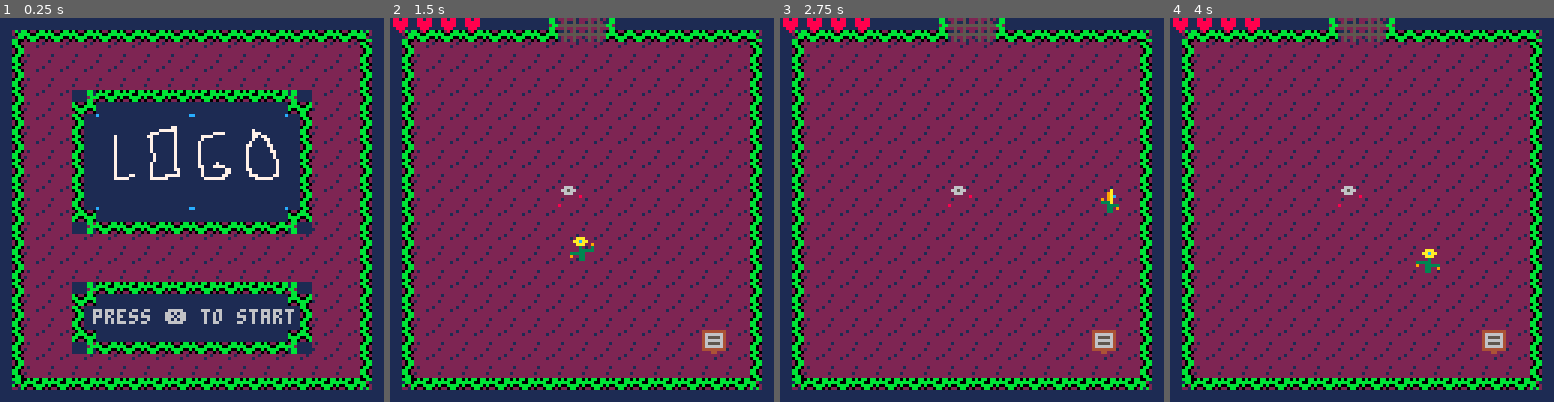
Above: before the commit, frames 1-4 (left to right).
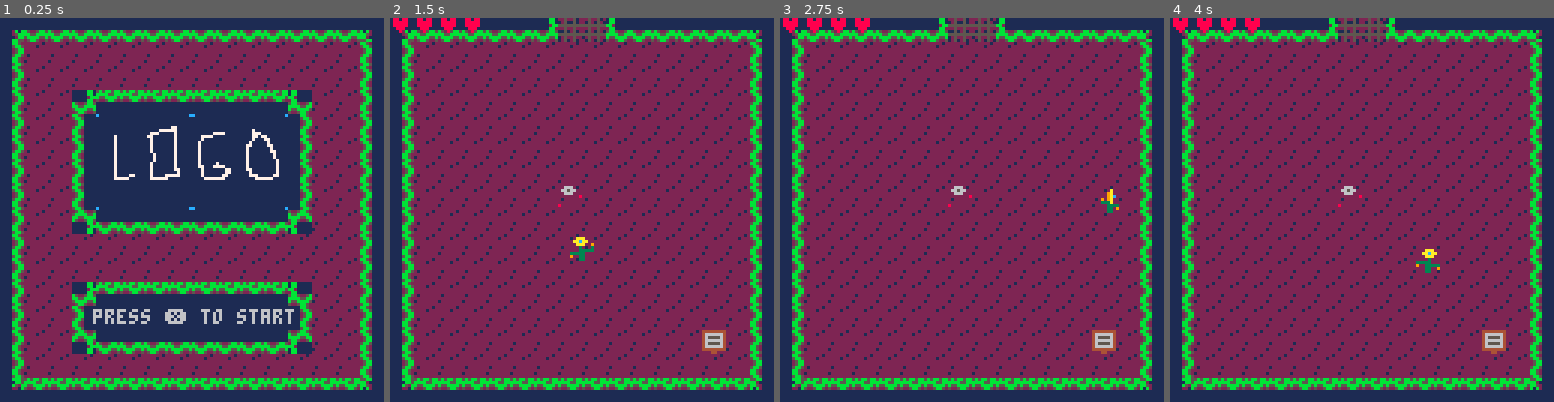
Above: after the commit, the same moments.

Repository: acwright/PICO-8
Game: PICO-8 cartridge ldjam/ldjam.p8
Same seed, same stepped clock (60 frames per second), same inputs: the game is played once before the commit and once after it.
Inputs:
- Up to frame 1 (0.25 s): no input
- Up to frame 2 (1.5 s): tap X (X key) at 0.33, 1.07 s; tap O (Z key) at 0.7 s
- Up to frame 3 (2.75 s): hold Right 1.6-2.1 s; tap O (Z key) at 1.7, 2.1, 2.5 s; tap X (X key) at 1.85 s; hold Up 2.15-2.42 s; hold Right from 2.47 s (still down)
- Up to frame 4 (4 s): tap O (Z key) at 2.9, 3.3, 3.7 s; tap X (X key) at 2.97 s; release Right at 3.03 s; hold Left 3.08-3.58 s; hold Down 3.63-3.97 s

The runs differ from the first frame. In frame 1, 7.2% of the frame differs, in the area x 3-97%, y 3-97%; in frame 2, 3.7%; in frame 3, 3.7%; in frame 4, 3.7%.

Commit message:
changed black to grey on wall tiles to fix transparency issue

Diff:
--- a/ldjam/ldjam.p8
+++ b/ldjam/ldjam.p8
@@ -1536,22 +1536,22 @@
 0000000011111111111111111111111111111bb11bb1111110510510015015011100001130333030000660000400004005005005000000000000000000cc0000
 00700700111111111111111111111111111112bbbb21111155555555555555551006600103000303006666000044440050050050000cc000000cc000000cc000
 0007700011111111111111111111111111111bb22bb11111005005000050050010600601300300300077a700004554005005005000cccc0000cccc000000cc00
-0007700011112b1bb0220bb0b1b21111b0220bb00bb0220b105105100150150110600601303030300779a770004444000555550000cccc000cc00cc00000cc00
-00700700111120bbbb00bbbbbb021111bb00bbbbbbbb00bb555555555555555510066001303003030779a7700045540000444000000cc0000c0000c0000cc000
-00000000111112bb0bbbb00bbb2111110bbbb00bb00bbbb000500500005005001100001103033030077777700044440000444000000000000000000000cc0000
-000000001111bb0020bb022000bb111120bb02200220bb0210510510015015010111111000300300007777000400004000444000000000000000000000000000
-111111111111bb0222222212bb02111120bb02200220bb02015015101051050100aaa000000aaa0000aaa000000aaa0000099900009990000009990000999000
-1111111111110bb0222212220bb011110bbbb00bb00bbbb010510501015015100aacaa0000aacaa00aacaa0000aacaa000a999a00a999a0000a999a00a999a00
-11111111111120bb2222222220bb1111bb00bbbbbbbb00bb055555501555555100aaa000000aaa0000aaa009900aaa0000099900009990009009990000999009
-11111111111120bb2222222220bb1111b0220bb00bb0220b105105010150151000030009000030000003000330003009900aaa0000aaa000300aaa0090aaa003
-1111111111110bb0212222220bb0111111111bb22bb1111101501510105105010003333333333000000333333333300333333000000333333333300030033333
-111111111111bb0222222222bb021111111112bbbb21111115555551055555503333300090033333333330000003333300033333333330090003333333333000
-111111111111bb0212222222bb02111111111bb11bb1111101501510105105019003300000033009900330000003300000033009900330000003300900033000
-1111111111110bb0222222220bb0111111111bb11bb1111110510501015015100003300000033000000330000003300000033000000330000003300000033000
-222bb2221111bbb00b0bb0bb00bb1111222222112222221244444444006660000000a0000000a0000000a0000000a00000444000004440000044400000000000
-21bbbb2211111bb0bbbb00bbbb211111222112222222121246666664066566000000a9000000a9000000a9000000a900044c4400044c44000448440004000000
-2bbbbbb21111b02bb00bbbb0bb02111122222222222212224655556400666000000ca900000ca900000ca900000ca90000444000004440000044400044400000
-2b2bb2b21111221b0220bb02b1b21111212222222222222246666664000000080000a9000000a9000000a9090000a909000300090003000a0003000848480000
+0007700011112b1bb5225bb5b1b21111b5225bb55bb5225b105105100150150110600601303030300779a770004444000555550000cccc000cc00cc00000cc00
+00700700111125bbbb55bbbbbb521111bb55bbbbbbbb55bb555555555555555510066001303003030779a7700045540000444000000cc0000c0000c0000cc000
+00000000111112bb5bbbb55bbb2111115bbbb55bb55bbbb500500500005005001100001103033030077777700044440000444000000000000000000000cc0000
+000000001111bb5525bb522555bb111125bb52255225bb5210510510015015010111111000300300007777000400004000444000000000000000000000000000
+111111111111bb5222222212bb52111125bb52255225bb52015015101051050100aaa000000aaa0000aaa000000aaa0000099900009990000009990000999000
+1111111111115bb5222212225bb511115bbbb55bb55bbbb510510501015015100aacaa0000aacaa00aacaa0000aacaa000a999a00a999a0000a999a00a999a00
+11111111111125bb2222222225bb1111bb55bbbbbbbb55bb055555501555555100aaa000000aaa0000aaa009900aaa0000099900009990009009990000999009
+11111111111125bb2222222225bb1111b5225bb55bb5225b105105010150151000030009000030000003000330003009900aaa0000aaa000300aaa0090aaa003
+1111111111115bb5212222225bb5111111111bb22bb1111101501510105105010003333333333000000333333333300333333000000333333333300030033333
+111111111111bb5222222222bb521111111112bbbb21111115555551055555503333300090033333333330000003333300033333333330090003333333333000
+111111111111bb5212222222bb52111111111bb11bb1111101501510105105019003300000033009900330000003300000033009900330000003300900033000
+1111111111115bb5222222225bb5111111111bb11bb1111110510501015015100003300000033000000330000003300000033000000330000003300000033000
+222bb2221111bbb55b5bb5bb55bb1111222222112222221244444444006660000000a0000000a0000000a0000000a00000444000004440000044400000000000
+21bbbb2211111bb5bbbb55bbbb211111222112222222121246666664066566000000a9000000a9000000a9000000a900044c4400044c44000448440004000000
+2bbbbbb21111b52bb55bbbb5bb52111122222222222212224655556400666000000ca900000ca900000ca900000ca90000444000004440000044400044400000
+2b2bb2b21111221b5225bb52b1b21111212222222222222246666664000000080000a9000000a9000000a9090000a909000300090003000a0003000848480000
 222bb222111111111111111111111111212222222112222246555564000000000090a3330000a3330000a3330090a33300033333000334440003344444488000
 122bb222111111111111111111111111222222222222222246666664000000000033330900333309003333000033330033333000444330004443300004088000
 222bb212111111111111111111111111122222221122222244444444800000000000330000903300009033000000330090033000900330008003300044488008
